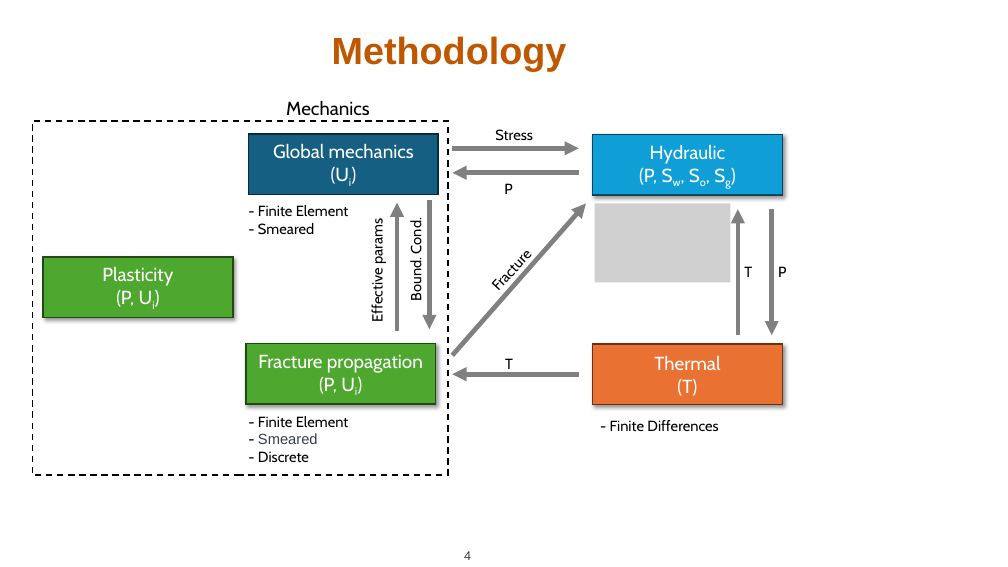
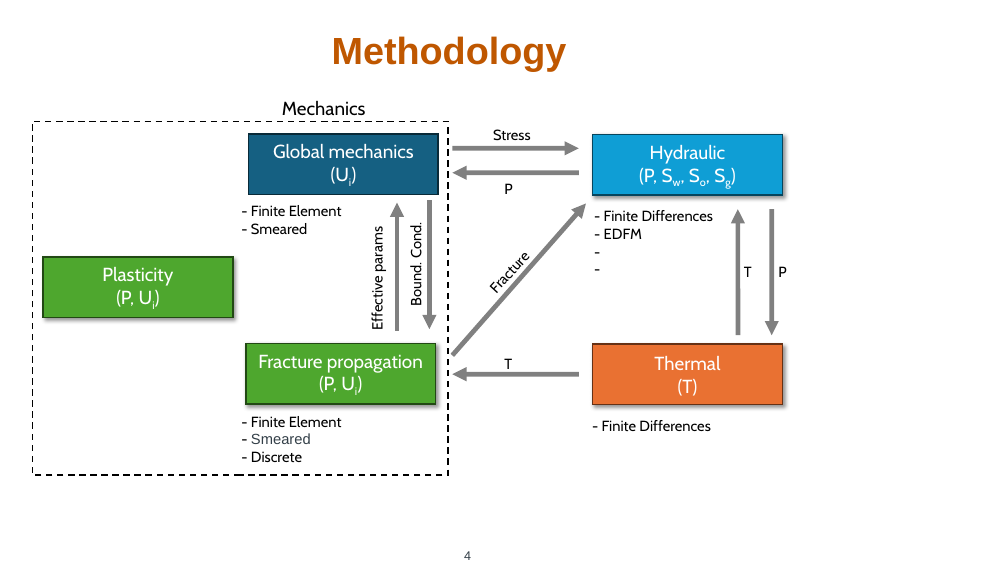
Before and after one commit to rebpoli/Doutorado, a slide deck: slide 4 of Research/PAPER/2024-05 - Proposal - Draft/2024-05-28 - Proposal Draft.pptx. Drawn at 1008x567 pixels with LibreOffice and Linux fonts; fonts in the diff are those of the drawing; grey boxes stand for pictures; background and template pictures are left out. Boxes give left, top, right and bottom in pixels: in the first picture for what was removed or moved away, otherwise in the second. Text is boxed around its words. In the diff, an @@ line names an element or a change of style, - is before the commit and + after.

```diff
--- a/Research/PAPER/2024-05 - Proposal - Draft/2024-05-28 - Proposal Draft.pptx
+++ b/Research/PAPER/2024-05 - Proposal - Draft/2024-05-28 - Proposal Draft.pptx
@@ text "Mechanics": place and size @@
-text "Mechanics" at (286, 100, 370, 115)
+text "Mechanics" at (282, 101, 366, 115)
@@ rectangle "Hydraulic" at (593, 135, 783, 195): outline #07455D 1.5 pt to #06455D 1.5 pt @@
@@ text "- Finite Element": place and size @@
-text "- Finite Element" at (258, 205, 349, 235)
+text "- Finite Element" at (251, 205, 342, 235)
@@ text "Effective params": place and size @@
-text "Effective params" at (369, 222, 387, 321)
+text "Effective params" at (369, 230, 387, 329)
@@ text "Bound. Cond.": place and size @@
-text "Bound. Cond." at (407, 221, 425, 300)
+text "Bound. Cond." at (407, 225, 425, 305)
@@ picture removed at (595, 203, 731, 282) @@
@@ text added at (604, 210, 713, 239), 14 pt, text #000000 @@
+- Finite Differences
+- EDFM
+-
+-
@@ text "- Finite Element": place and size @@
-text "- Finite Element" at (258, 416, 349, 462)
+text "- Finite Element" at (251, 416, 342, 462)
@@ text "- Finite Differences": place and size @@
-text "- Finite Differences" at (610, 420, 718, 431)
+text "- Finite Differences" at (602, 420, 710, 431)
```
Also in this commit, not shown: 2 other slides changed, 2 slides added, 1 slide removed.
